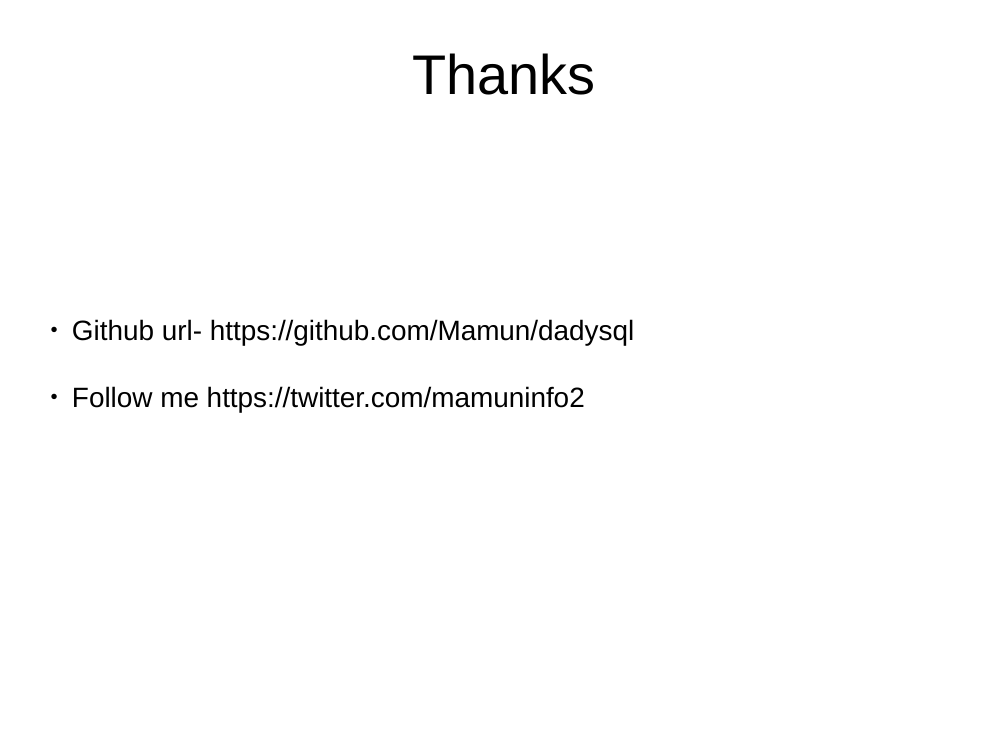
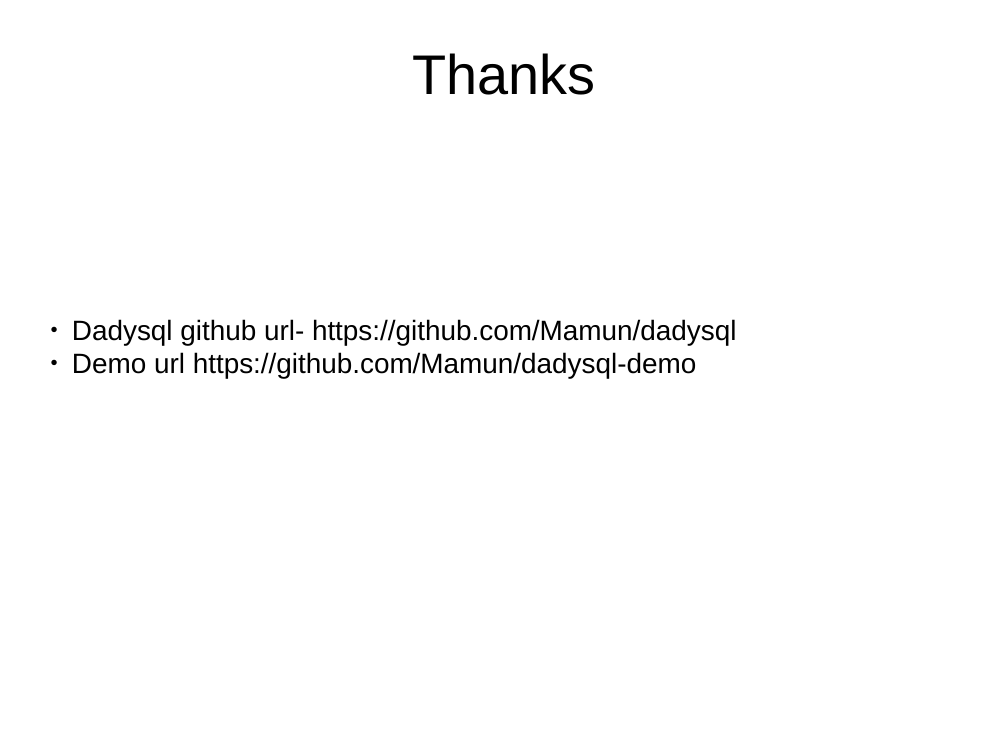
Before and after one commit to Mamun/prac, a slide deck: slide 17 of slide.odp (slide 18 before the commit). Drawn at 1008x756 pixels with LibreOffice and Linux fonts; fonts in the diff are those of the drawing; background and template pictures are left out. Boxes give left, top, right and bottom in pixels: in the first picture for what was removed or moved away, otherwise in the second. Text is boxed around its words. In the diff, an @@ line names an element or a change of style, - is before the commit and + after.

```diff
--- a/slide.odp
+++ b/slide.odp
@@ subtitle at (72,319,736,379): text changed @@
-● Github url- https://github.com/Mamun/dadysql
-● Follow me https://twitter.com/mamuninfo2
+● Dadysql github url- https://github.com/Mamun/dadysql
+● Demo url https://github.com/Mamun/dadysql-demo
```
Also in this commit, not shown: 1 slide removed, 27 other files.
